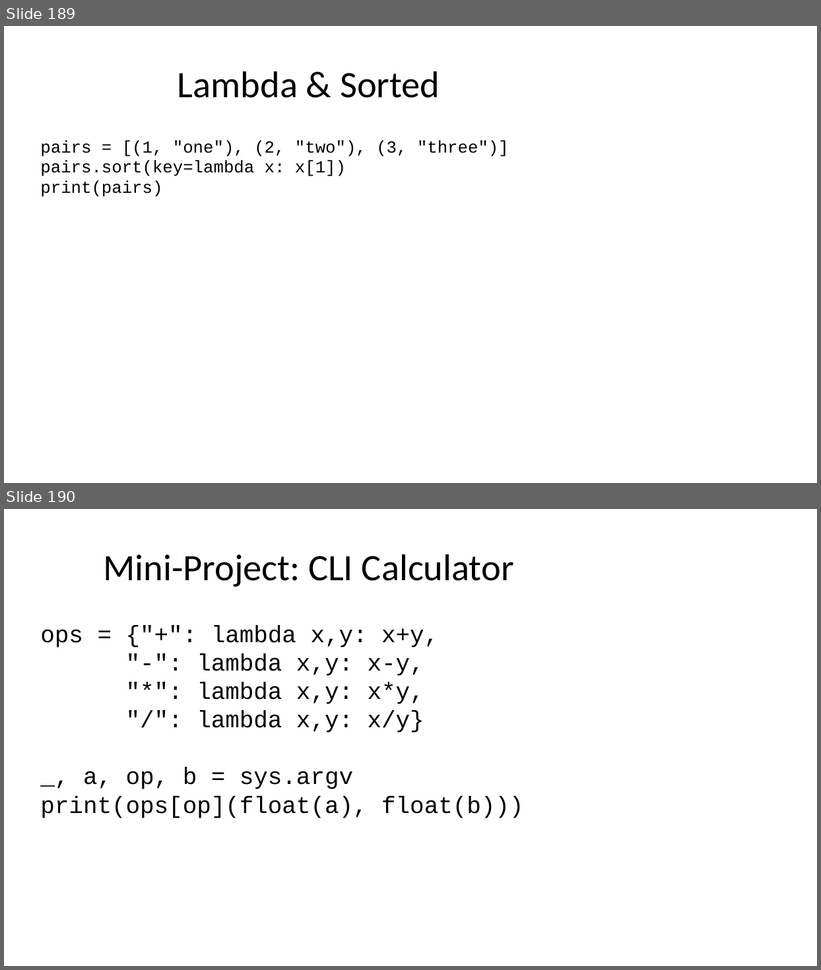
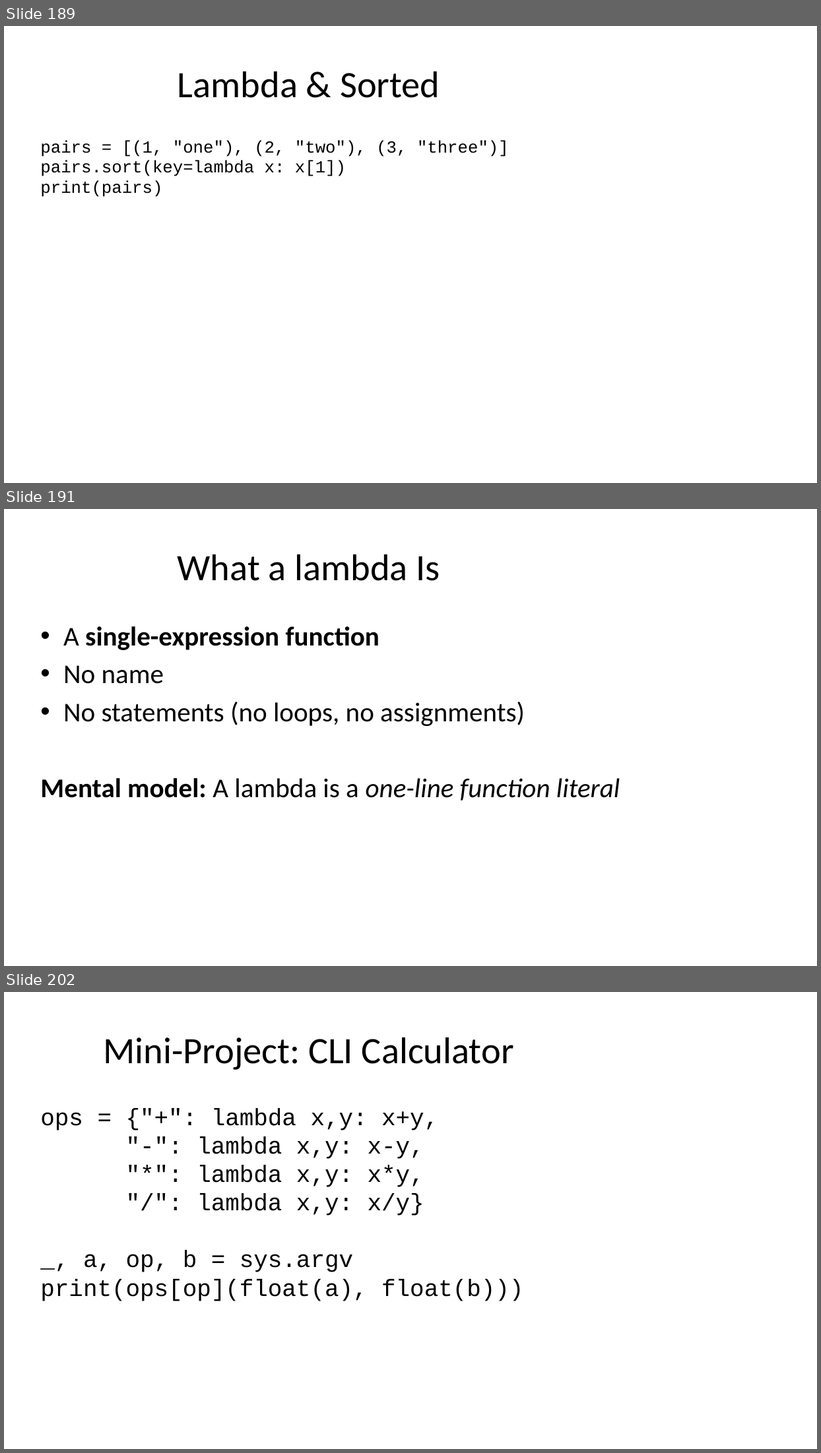
Before and after one commit to seanwhs/3-Day-Python-Crash-Course, a slide deck: Python_Crash_Course_2025.pptx. Shown one above the other, each under a label of ours: slides 189 and 190 before the commit, slides 189, 191 and 202 after it; the slides between them are not shown. The pictures are 821x970 and 821x1453 pixels, drawn with LibreOffice and Linux fonts; fonts in the diff are those of the drawing. Boxes give left, top, right and bottom in pixels: in the first picture for what was removed or moved away, otherwise in the second. Text is boxed around its words. In the diff, an @@ line names an element or a change of style, - is before the commit and + after.

```diff
--- a/Python_Crash_Course_2025.pptx
+++ b/Python_Crash_Course_2025.pptx
@@ slide 191 added at (x1=4, y1=509, x2=817, y2=966), background #FFFFFF @@
@@ title added at (x1=178, y1=554, x2=440, y2=581), 44 pt, text #000000 @@
+What a lambda Is
@@ text added at (x1=40, y1=626, x2=620, y2=801), 32 pt, text #000000 @@
+• A single-expression function
+• No name
+• No statements (no loops, no assignments)
+Mental model: A lambda is a one-line function literal
@@ what was slide 190 is now slide 202 @@
```
Also in this commit, not shown: 11 other slides added.
